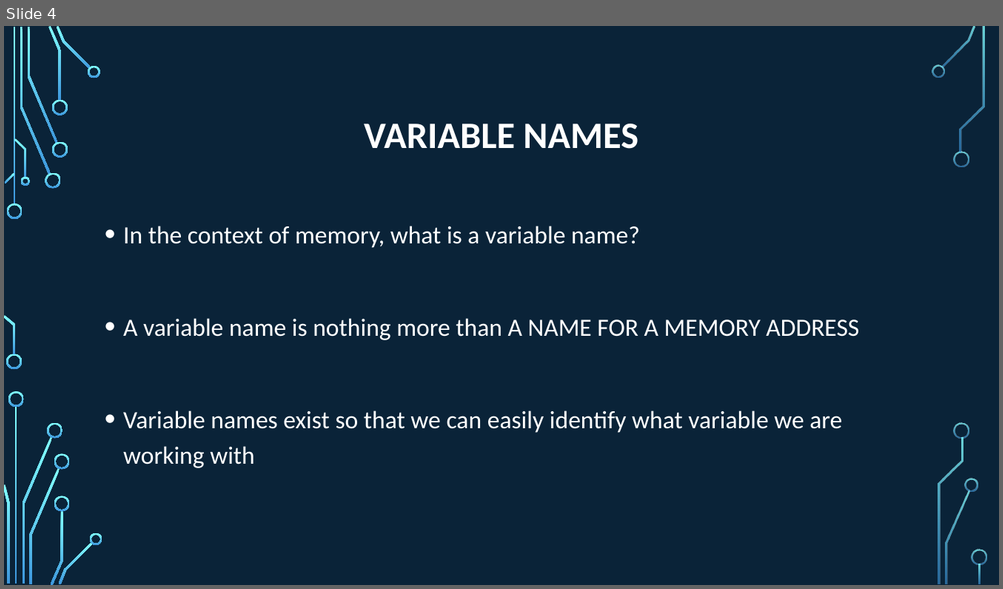
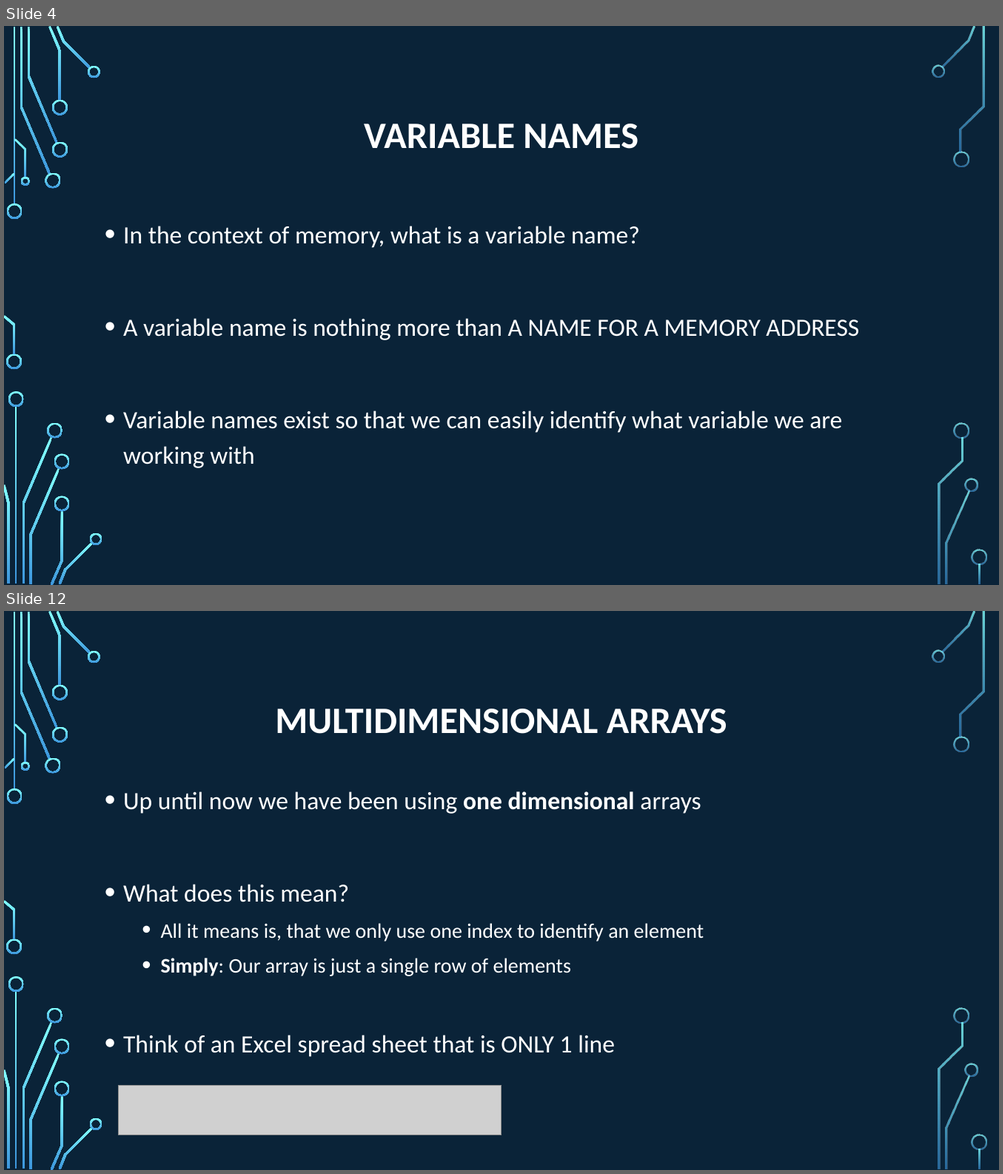
Before and after one commit to psypdt/ZIS_C-_Summer_Course_2019, a slide deck: Day_5/Day_5.pptx. Shown one above the other, each under a label of ours: slide 4 before the commit, slides 4 and 12 after it; the slides between them are not shown. The pictures are 1003x589 and 1003x1174 pixels, drawn with LibreOffice and Linux fonts; fonts in the diff are those of the drawing; grey boxes stand for pictures; background and template pictures are left out. Boxes give left, top, right and bottom in pixels: in the first picture for what was removed or moved away, otherwise in the second. Text is boxed around its words. In the diff, an @@ line names an element or a change of style, - is before the commit and + after.

```diff
--- a/Day_5/Day_5.pptx
+++ b/Day_5/Day_5.pptx
@@ slide 12 added at (4,611,999,1170), background picture (left out); not listed: 36 template elements that a slide beside it also shows @@
@@ title added at (275,709,727,734), 36 pt, text #FFFFFF, bold @@
+MULTIDIMENSIONAL ARRAYS
@@ text added at (123,792,703,1057), 24 pt, text #FFFFFF @@
+• Up until now we have been using one dimensional arrays
+• What does this mean?
+  • All it means is, that we only use one index to identify an element
+  • Simply: Our array is just a single row of elements
+• Think of an Excel spread sheet that is ONLY 1 line
@@ picture added at (118,1085,501,1136) @@
```
Also in this commit, not shown: 2 slides changed, 23 other slides added, 1 slide removed, 1 other file.
